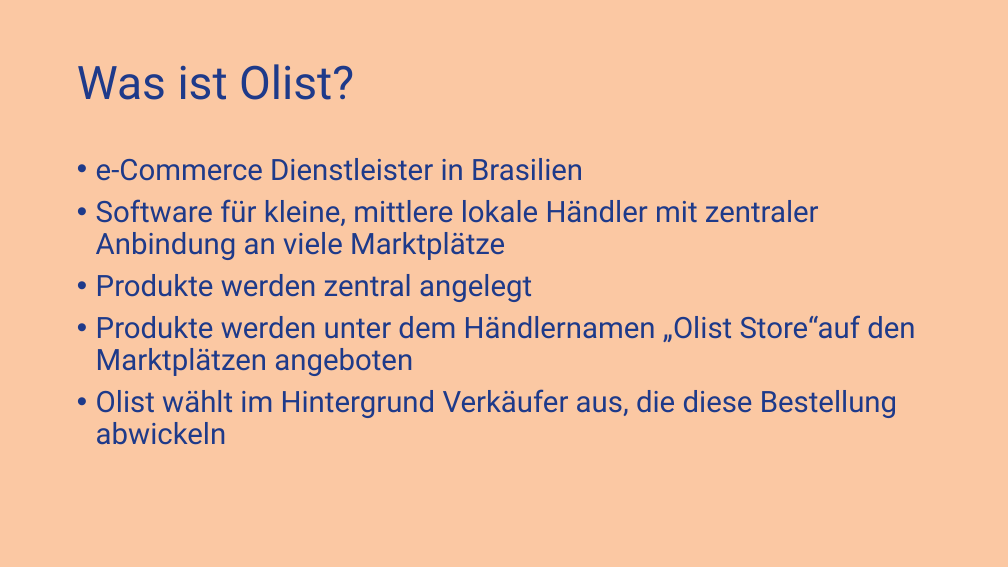
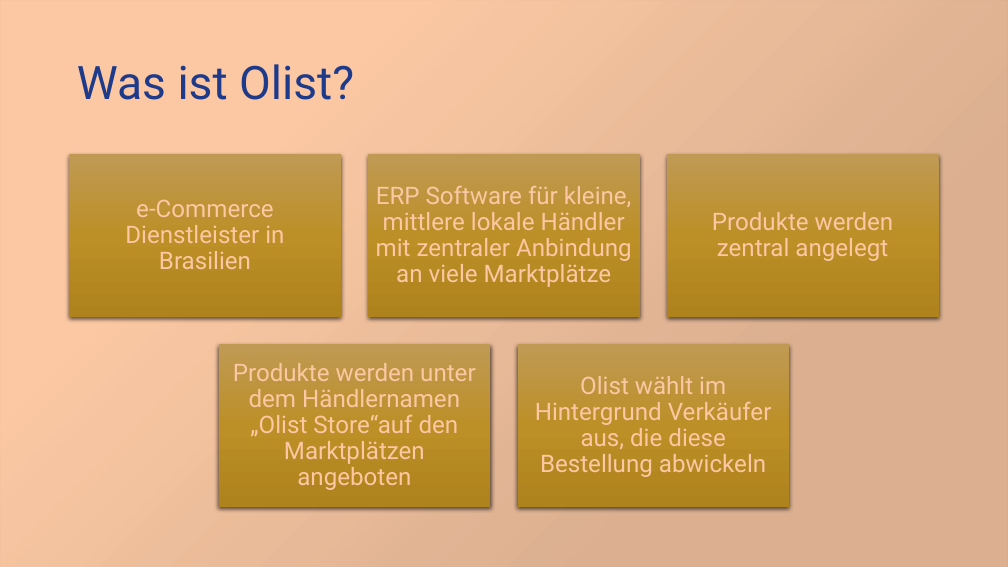
Before and after one commit to dtyrna/olist-marketplace-analysis, a slide deck: slide 2 of docs/Olist-Ecommerce.pptx. Drawn at 1008x567 pixels with LibreOffice and Linux fonts; fonts in the diff are those of the drawing; background and template pictures are left out; a plain dark background stands for a picture behind light text. Boxes give left, top, right and bottom in pixels: in the first picture for what was removed or moved away, otherwise in the second. Text is boxed around its words. In the diff, an @@ line names an element or a change of style, - is before the commit and + after.

```diff
--- a/docs/Olist-Ecommerce.pptx
+++ b/docs/Olist-Ecommerce.pptx
@@ background #FBC8A3 to picture (left out) @@
@@ rectangle added at [0, 0, 1008, 567], fill gradient #FBC8A3 @@
@@ text removed at [96, 158, 915, 445] @@
-• e-Commerce Dienstleister in Brasilien
-• Software für kleine, mittlere lokale Händler mit zentraler Anbindung an viele Marktplätze
-• Produkte werden zentral angelegt
-• Produkte werden unter dem Händlernamen „Olist Store“auf den Marktplätzen angeboten
-• Olist wählt im Hintergrund Verkäufer aus, die diese Bestellung abwickeln
@@ group added at [70, 154, 938, 508]: 5 rectangles, 5 texts @@
+e-Commerce Dienstleister in Brasilien
+ERP Software für kleine, mittlere lokale Händler mit zentraler Anbindung an viele Marktplätze
+Produkte werden zentral angelegt
+Produkte werden unter dem Händlernamen „Olist Store“auf den Marktplätzen angeboten
+Olist wählt im Hintergrund Verkäufer aus, die diese Bestellung abwickeln
```
Also in this commit, not shown: 2 other slides changed, 11 slides added.
